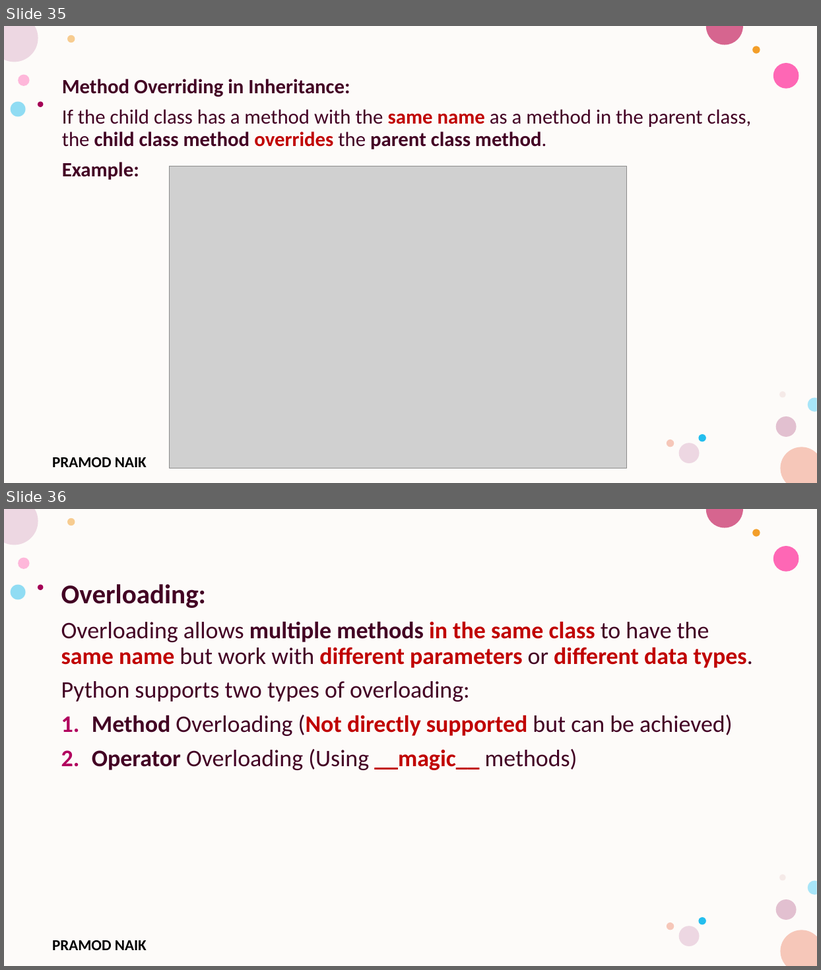
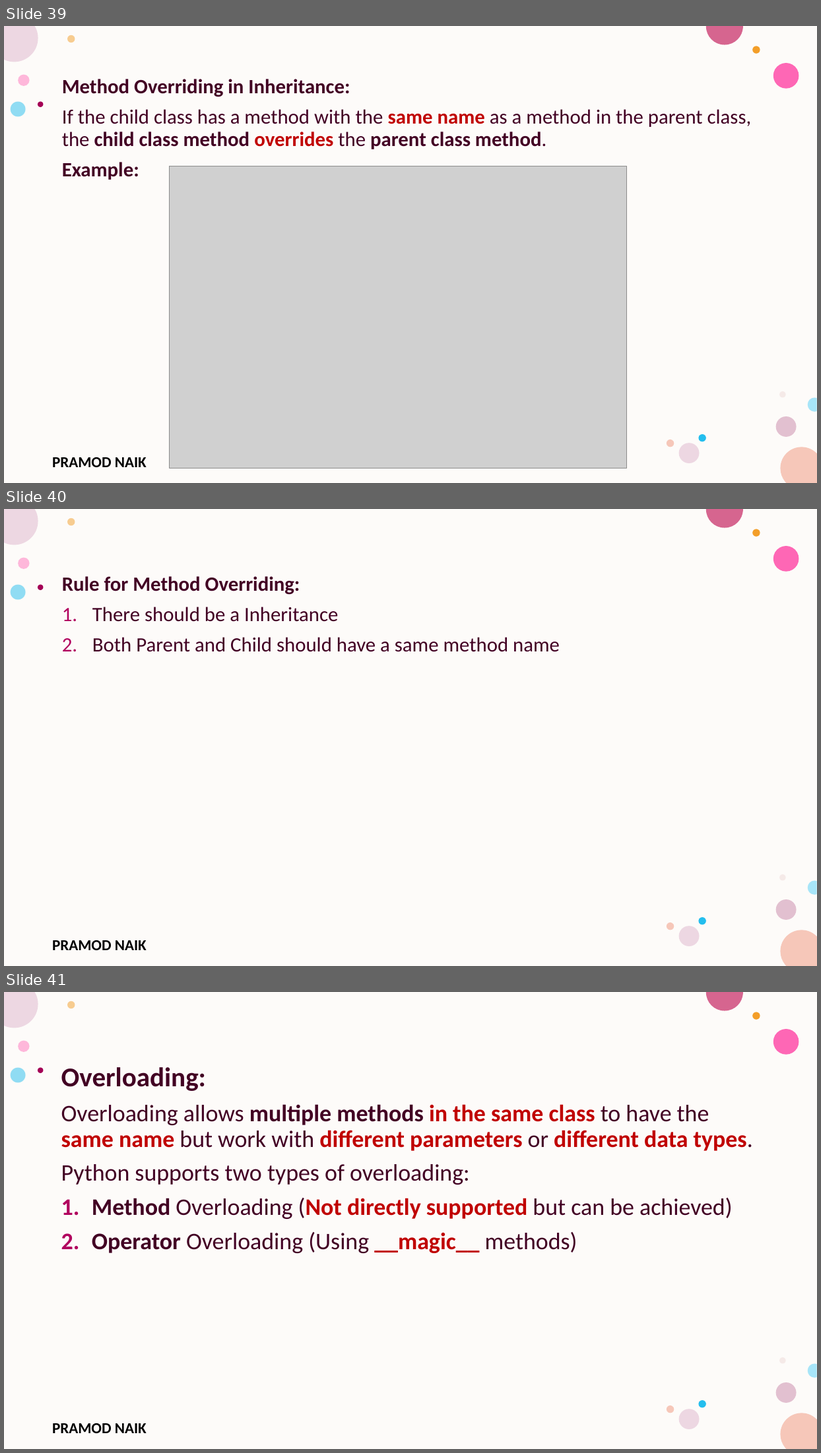
Before and after one commit to PRAMODNAIK-DEV/Backend-Dev-using-Python-FastAPI, a slide deck: Python Fundamentals/Collections and Classes.pptx. Shown one above the other, each under a label of ours: slides 35 and 36 before the commit, slides 39, 40 and 41 after it. The pictures are 821x970 and 821x1453 pixels, drawn with LibreOffice and Linux fonts; fonts in the diff are those of the drawing; grey boxes stand for pictures; background and template pictures are left out. Boxes give left, top, right and bottom in pixels: in the first picture for what was removed or moved away, otherwise in the second. Text is boxed around its words. In the diff, an @@ line names an element or a change of style, - is before the commit and + after.

```diff
--- a/Python Fundamentals/Collections and Classes.pptx
+++ b/Python Fundamentals/Collections and Classes.pptx
@@ slide 40 added at (x1=4, y1=509, x2=817, y2=966), background #FFFFFF; not listed: 17 template elements that a slide beside it also shows @@
@@ text added at (x1=62, y1=576, x2=560, y2=652), 24 pt, text #420023 @@
+Rule for Method Overriding:
+1. There should be a Inheritance
+2. Both Parent and Child should have a same method name
@@ what was slide 35 is now slide 39 @@
@@ what was slide 36 is now slide 41 @@
```
Also in this commit, not shown: 13 slides changed, 9 other slides added, 3 other files.
